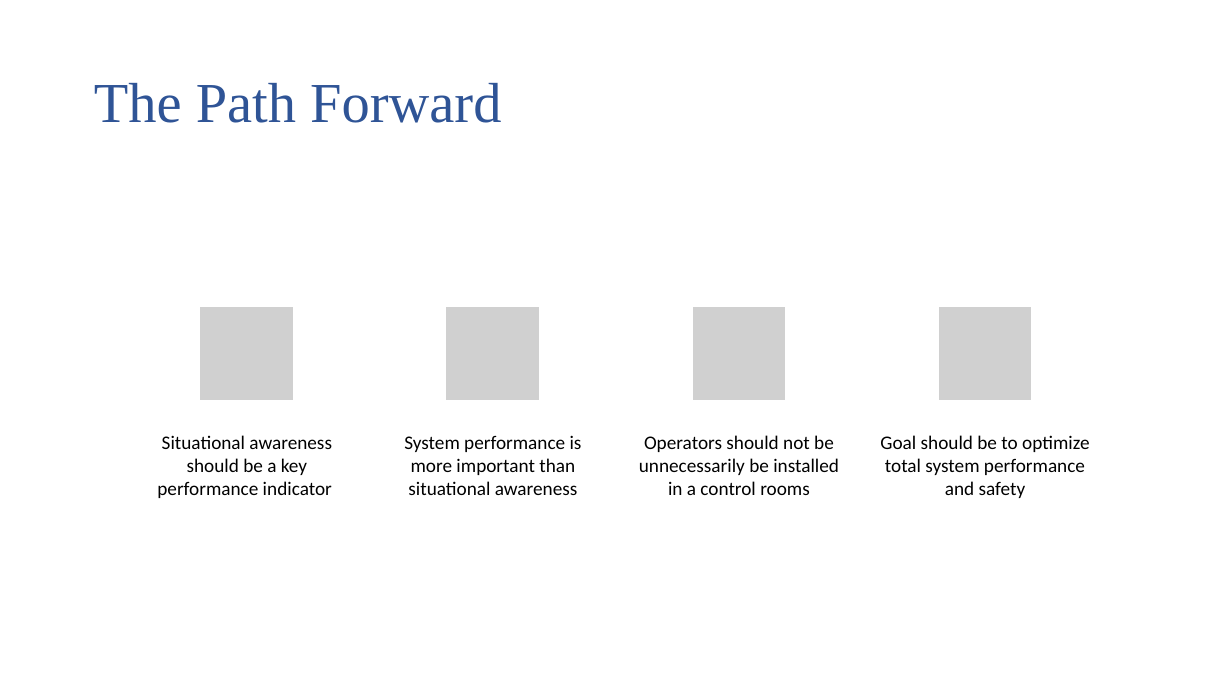
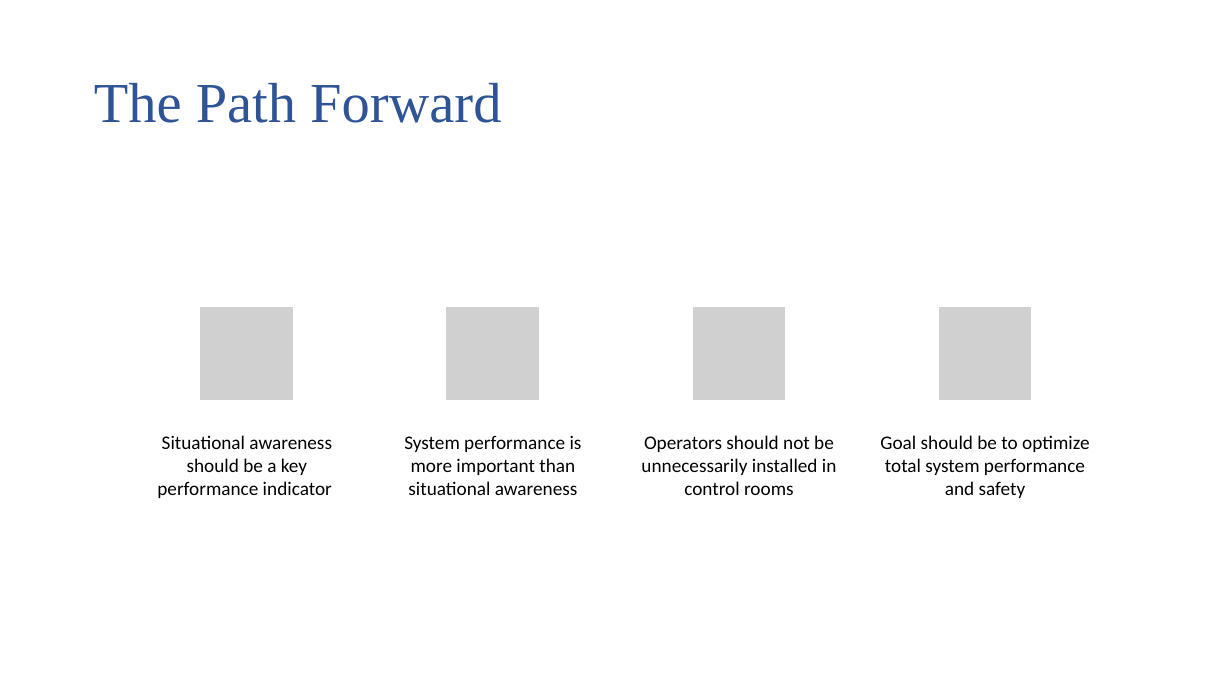
Before and after one commit to rogerlew/conference-ahfe-2022, a slide deck: slide 12 of AHFE 2022.pptx (slide 15 before the commit). Drawn at 1232x693 pixels with LibreOffice and Linux fonts; fonts in the diff are those of the drawing; grey boxes stand for pictures. Boxes give left, top, right and bottom in pixels: in the first picture for what was removed or moved away, otherwise in the second. Text is boxed around its words. In the diff, an @@ line names an element or a change of style, - is before the commit and + after.

```diff
--- a/AHFE 2022.pptx
+++ b/AHFE 2022.pptx
@@ text at <box>641,435,837,495</box>: text changed @@
-Operators should not be unnecessarily be installed in a control rooms
+Operators should not be unnecessarily installed in control rooms
```
Also in this commit, not shown: 9 other slides changed, 3 slides removed.
